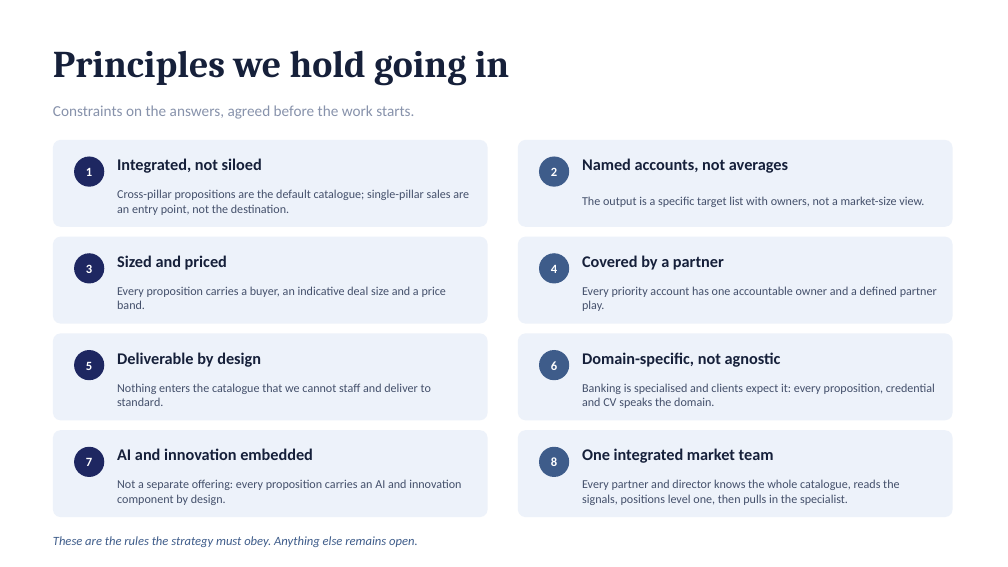
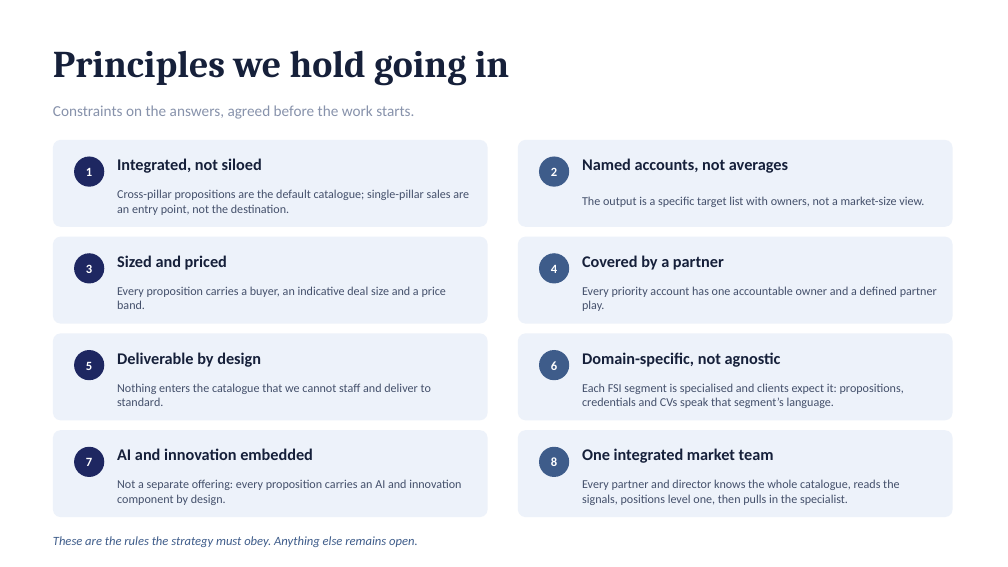
Before and after one commit to dhajjar-cyber/bae, a slide deck: slide 8 of FSI strategy/EAIND-FSI-Strategy-Development-Plan.pptx (slide 6 before the commit). Drawn at 1008x567 pixels with LibreOffice and Linux fonts; fonts in the diff are those of the drawing. Boxes give left, top, right and bottom in pixels: in the first picture for what was removed or moved away, otherwise in the second. Text is boxed around its words. In the diff, an @@ line names an element or a change of style, - is before the commit and + after.

```diff
--- a/FSI strategy/EAIND-FSI-Strategy-Development-Plan.pptx
+++ b/FSI strategy/EAIND-FSI-Strategy-Development-Plan.pptx
@@ text at [582,383,904,408]: text changed @@
-Banking is specialised and clients expect it: every proposition, credential and CV speaks the domain.
+Each FSI segment is specialised and clients expect it: propositions, credentials and CVs speak that segment’s language.
```
Also in this commit, not shown: 10 other slides changed, 3 slides added, 1 slide removed, 2 other files.
